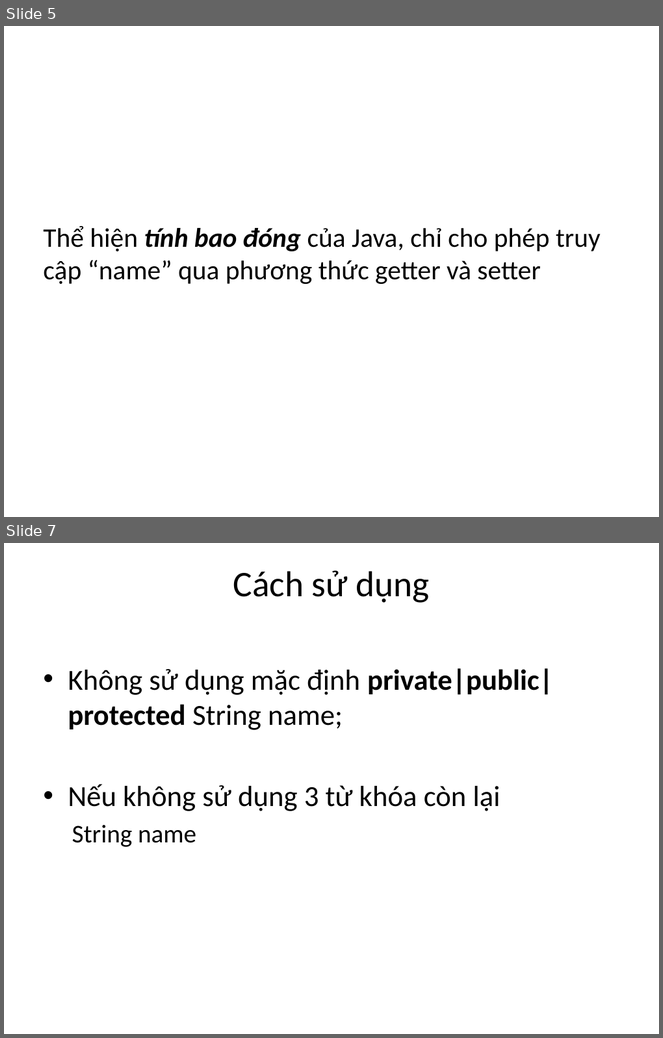
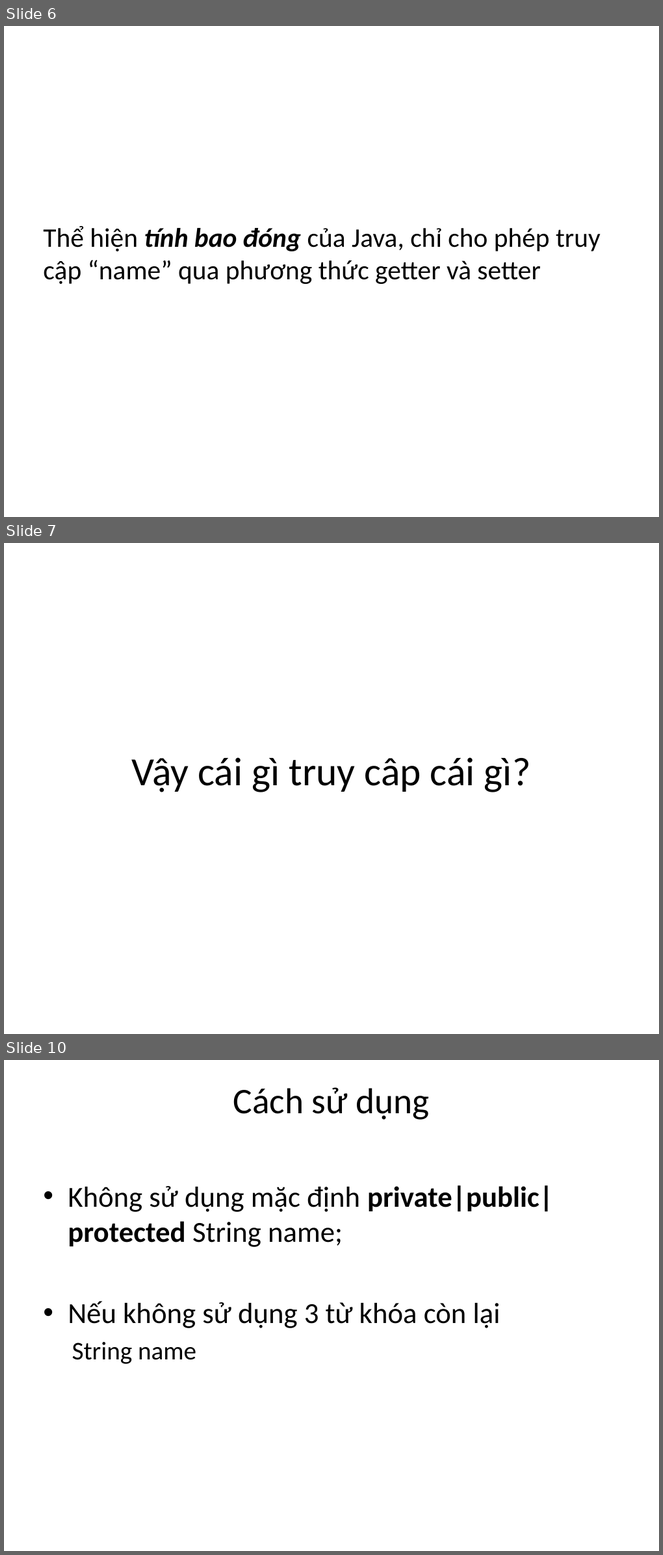
Before and after one commit to phithanh97cs/T3H, a slide deck: 3. Back-end/1. JavaCore/4. Access Modifier trong java.pptx. Shown one above the other, each under a label of ours: slides 5 and 7 before the commit, slides 6, 7 and 10 after it; the slides between them are not shown. The pictures are 663x1038 and 663x1555 pixels, drawn with LibreOffice and Linux fonts; fonts in the diff are those of the drawing. Boxes give left, top, right and bottom in pixels: in the first picture for what was removed or moved away, otherwise in the second. Text is boxed around its words. In the diff, an @@ line names an element or a change of style, - is before the commit and + after.

```diff
--- a/3. Back-end/1. JavaCore/4. Access Modifier trong java.pptx
+++ b/3. Back-end/1. JavaCore/4. Access Modifier trong java.pptx
@@ slide 7 added at (4,543,659,1034), background #FFFFFF @@
@@ title added at (132,757,531,793), 44 pt, text #000000 @@
+Vậy cái gì truy câp cái gì?
@@ what was slide 5 is now slide 6 @@
@@ what was slide 7 is now slide 10 @@
```
Also in this commit, not shown: 3 slides changed, 3 other slides added.
